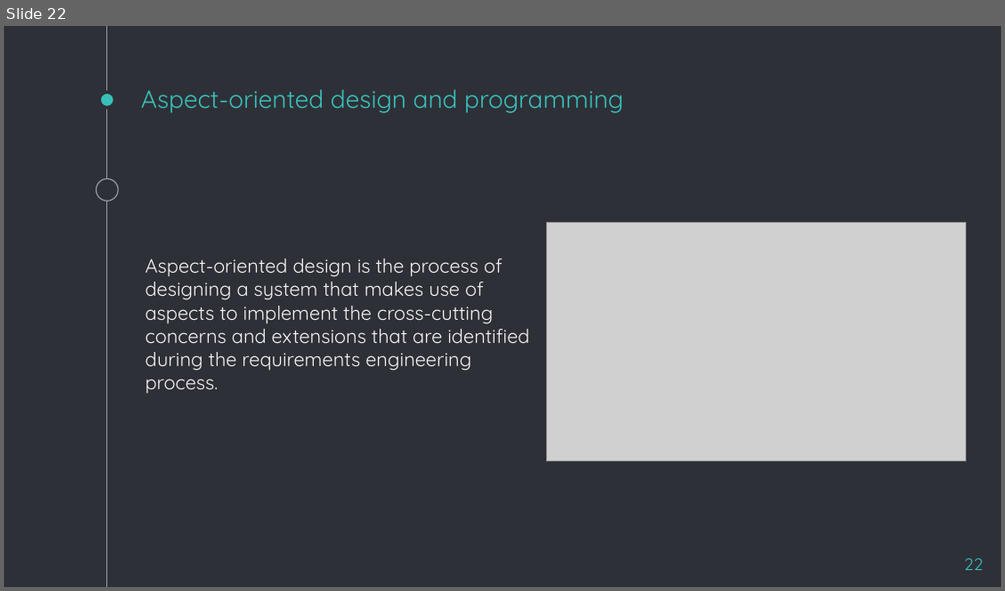
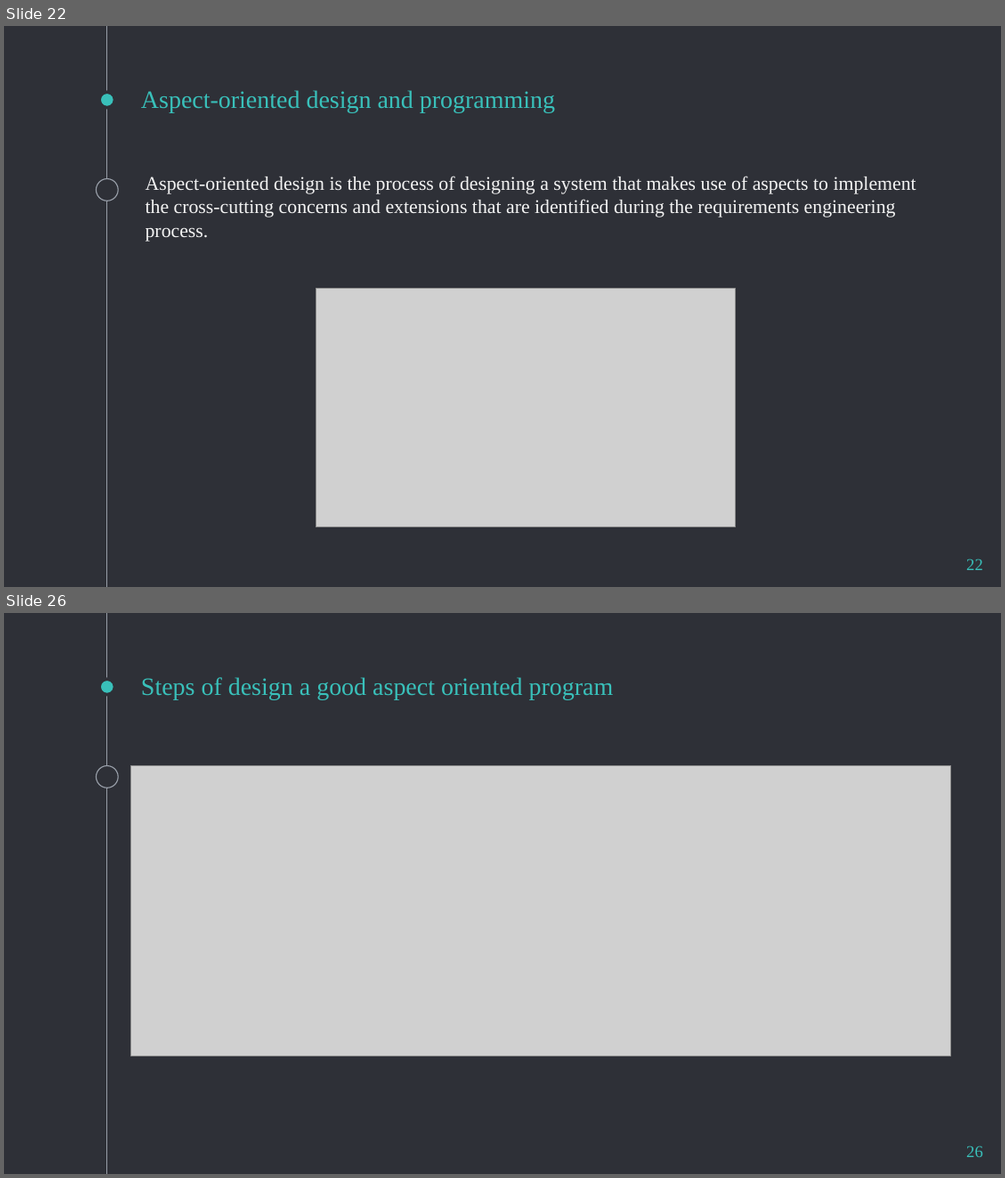
Before and after one commit to amirjani/methodology-confress, a slide deck: Aspect-Oriented-Software-Development.pptx. Shown one above the other, each under a label of ours: slide 22 before the commit, slides 22 and 26 after it; the slides between them are not shown. The pictures are 1005x591 and 1005x1178 pixels, drawn with LibreOffice and Linux fonts; fonts in the diff are those of the drawing; grey boxes stand for pictures. Boxes give left, top, right and bottom in pixels: in the first picture for what was removed or moved away, otherwise in the second. Text is boxed around its words. In the diff, an @@ line names an element or a change of style, - is before the commit and + after.

```diff
--- a/Aspect-Oriented-Software-Development.pptx
+++ b/Aspect-Oriented-Software-Development.pptx
@@ slide 26 added at (x1=4, y1=613, x2=1001, y2=1174), background #2E3037; not listed: 3 template elements that a slide beside it also shows @@
@@ title added at (x1=141, y1=677, x2=614, y2=700), 18 pt, text #39C0BA @@
+Steps of design a good aspect oriented program
@@ picture added at (x1=130, y1=765, x2=950, y2=1055) @@
@@ page number added at (x1=966, y1=1145, x2=983, y2=1157), 12 pt, text #39C0BA @@
+26
@@ slide 22 changed as well @@
@@ font Quicksand to Times New Roman in 3 elements at (x1=141, y1=90, x2=555, y2=113), (x1=966, y1=558, x2=983, y2=570), (x1=146, y1=176, x2=916, y2=241) @@
@@ text "Aspect-oriented design is the process ..." moved from (x1=146, y1=258, x2=529, y2=393) to (x1=146, y1=176, x2=916, y2=241) @@
@@ picture moved from (x1=546, y1=223, x2=966, y2=460) to (x1=316, y1=289, x2=736, y2=526) @@
```
Also in this commit, not shown: 19 other slides changed, 5 other slides added, 1 slide removed, 7 other files.
